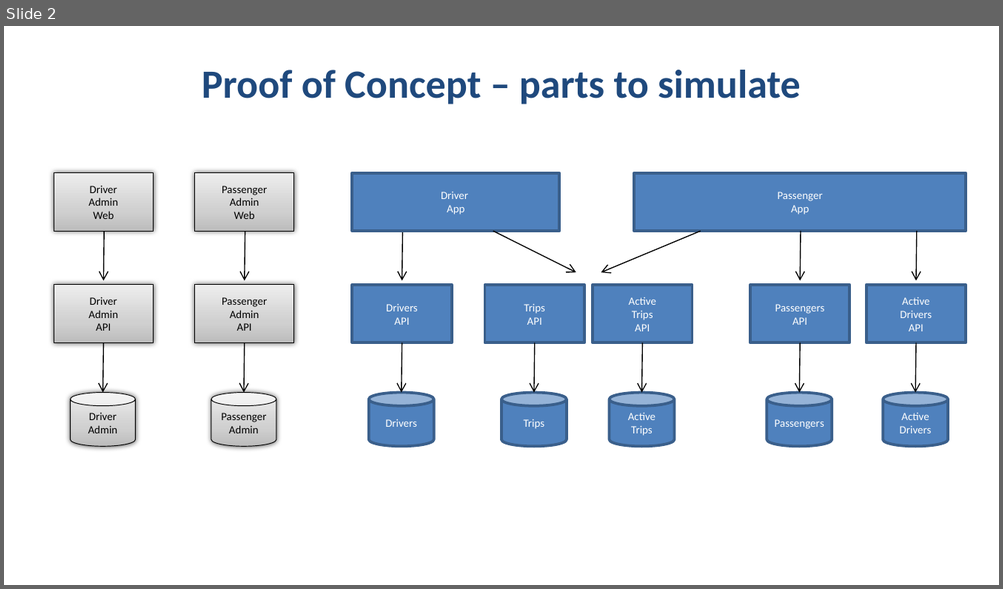
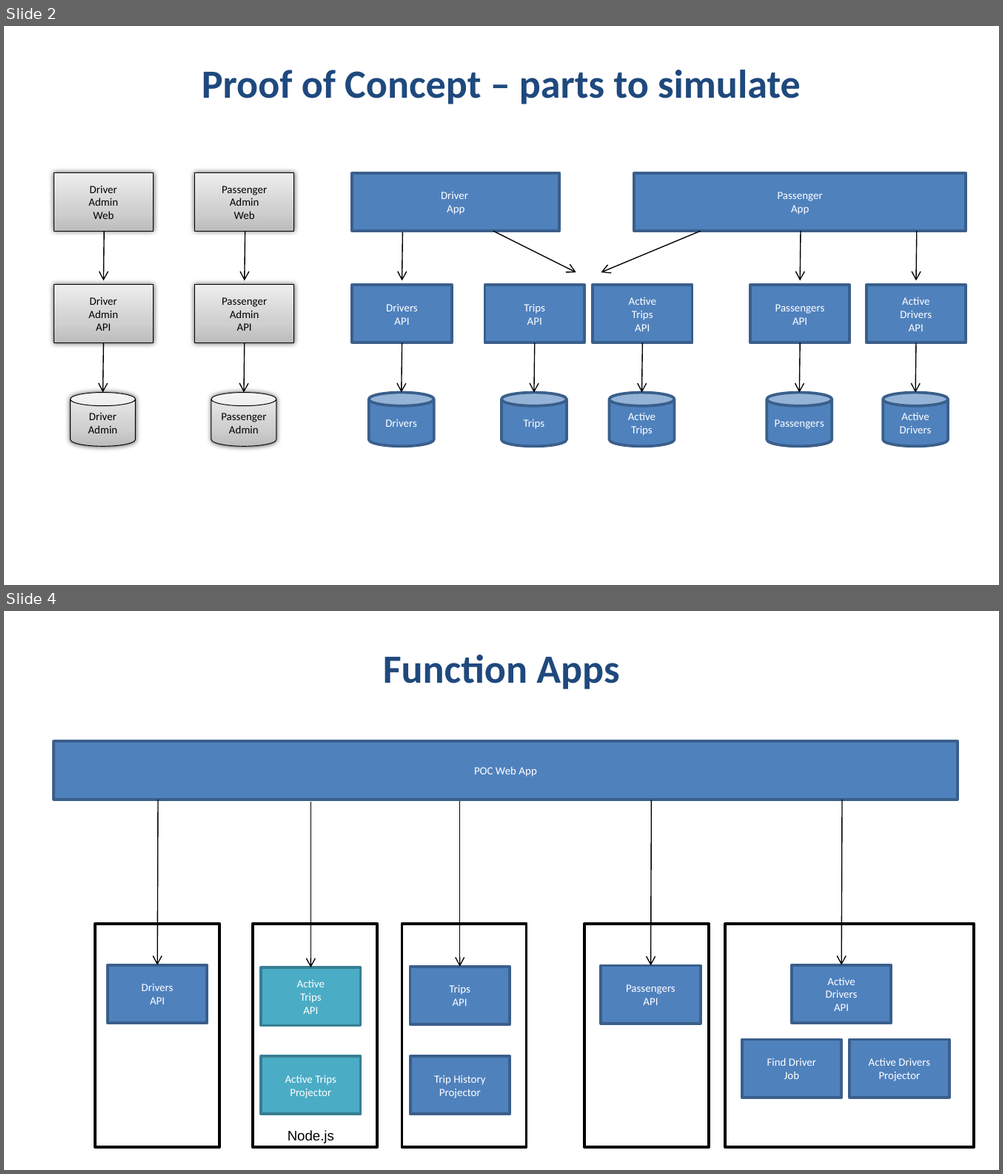
Before and after one commit to Azure-Samples/Serverless-microservices-reference-architecture, a slide deck: Docs/microservices-refererence-architecture-diagrams.pptx. Shown one above the other, each under a label of ours: slide 2 before the commit, slides 2 and 4 after it; the slides between them are not shown. The pictures are 1003x589 and 1003x1174 pixels, drawn with LibreOffice and Linux fonts; fonts in the diff are those of the drawing. Boxes give left, top, right and bottom in pixels: in the first picture for what was removed or moved away, otherwise in the second. Text is boxed around its words. In the diff, an @@ line names an element or a change of style, - is before the commit and + after.

```diff
--- a/Docs/microservices-refererence-architecture-diagrams.pptx
+++ b/Docs/microservices-refererence-architecture-diagrams.pptx
@@ slide 4 added at [4,611,999,1170], background #FFFFFF @@
@@ title added at [383,655,619,689], 29 pt, text #1F497D, bold @@
+Function Apps
@@ rectangle added at [54,741,957,799], fill #4F81BD, outline #3A5F8C 2 pt, 8 pt, text #FFFFFF @@
+POC Web App
@@ arrow added from (158, 800) to (157, 965), #000000 0.75 pt @@
@@ arrow added from (310, 802) to (310, 968), #000000 0.75 pt @@
@@ arrow added from (460, 801) to (460, 967), #000000 0.75 pt @@
@@ arrow added from (652, 800) to (651, 966), #000000 0.75 pt @@
@@ arrow added from (842, 800) to (842, 965), #000000 0.75 pt @@
@@ rectangle added at [96,924,220,1148], outline #000000 2 pt @@
@@ rectangle added at [253,924,377,1148], outline #000000 2 pt @@
@@ rectangle added at [402,924,526,1148], outline #000000 2 pt @@
@@ rectangle added at [584,924,708,1148], outline #000000 2 pt @@
@@ rectangle added at [725,924,973,1148], outline #000000 2 pt @@
@@ rectangle added at [108,965,207,1022], fill #4F81BD, outline #3A5F8C 2 pt, 8 pt, text #FFFFFF @@
+Drivers
+API
@@ rectangle added at [791,965,891,1022], fill #4F81BD, outline #3A5F8C 2 pt, 8 pt, text #FFFFFF @@
+Active
+Drivers
+API
@@ rectangle added at [261,968,360,1025], fill #4BACC6, outline #377F92 2 pt, 8 pt, text #FFFFFF @@
+Active
+Trips
+API
@@ rectangle added at [410,967,509,1025], fill #4F81BD, outline #3A5F8C 2 pt, 8 pt, text #FFFFFF @@
+Trips
+API
@@ rectangle added at [600,966,700,1024], fill #4F81BD, outline #3A5F8C 2 pt, 8 pt, text #FFFFFF @@
+Passengers
+API
@@ rectangle added at [742,1039,842,1097], fill #4F81BD, outline #3A5F8C 2 pt, 8 pt, text #FFFFFF @@
+Find Driver
+Job
@@ rectangle added at [849,1039,949,1097], fill #4F81BD, outline #3A5F8C 2 pt, 8 pt, text #FFFFFF @@
+Active Drivers
+Projector
@@ rectangle added at [261,1056,360,1114], fill #4BACC6, outline #377F92 2 pt, 8 pt, text #FFFFFF @@
+Active Trips
+Projector
@@ rectangle added at [410,1056,509,1114], fill #4F81BD, outline #3A5F8C 2 pt, 8 pt, text #FFFFFF @@
+Trip History
+Projector
@@ text added at [287,1130,334,1144], 10 pt, text #000000 @@
+Node.js
```
Also in this commit, not shown: 4 slides changed, 4 other slides added, 2 other files.
